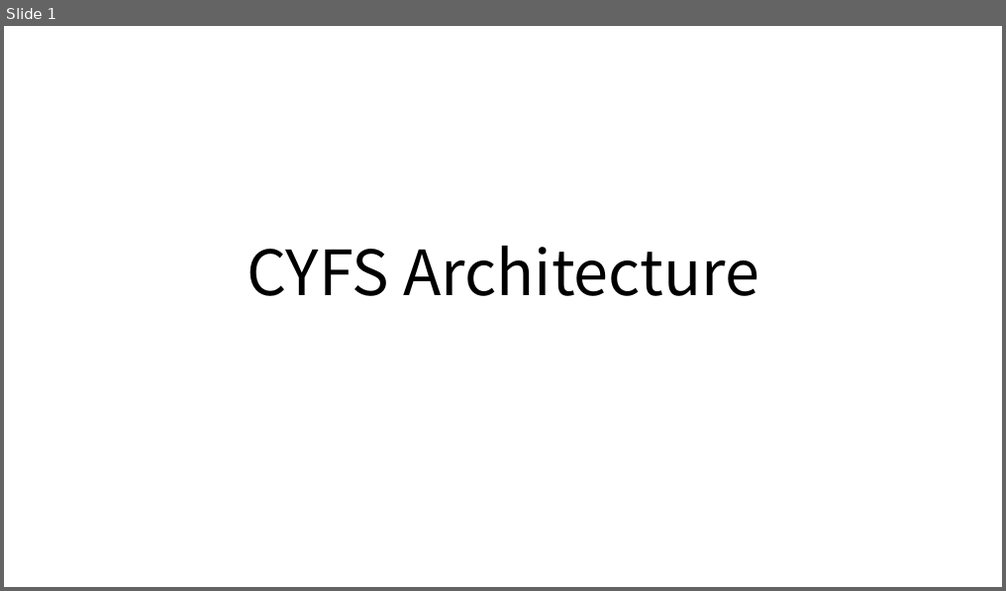
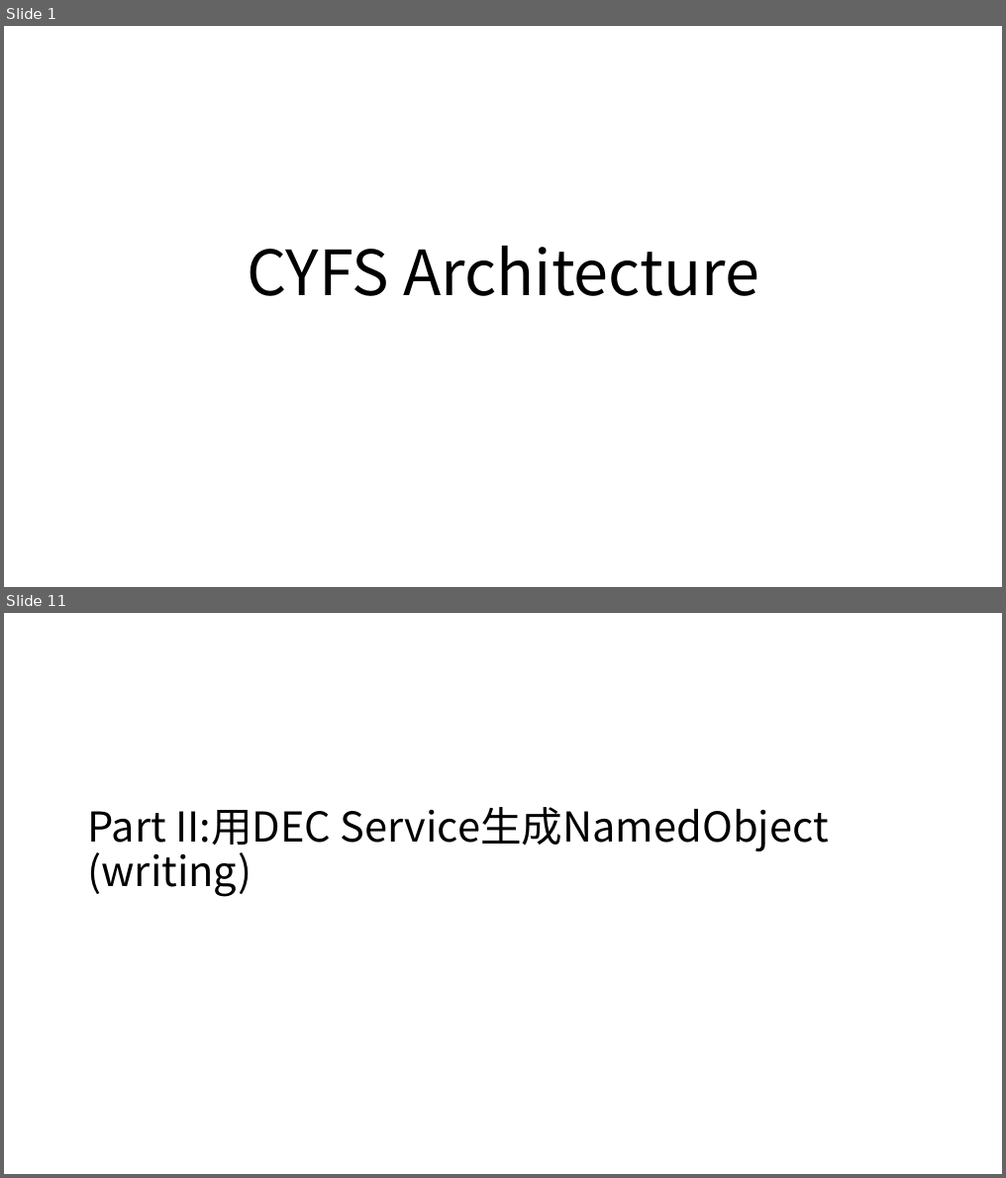
Before and after one commit to buckyos/CYFS, a slide deck: doc/CYFS Architecture.pptx. Shown one above the other, each under a label of ours: slide 1 before the commit, slides 1 and 11 after it; the slides between them are not shown. The pictures are 1006x591 and 1006x1178 pixels, drawn with LibreOffice and Linux fonts; fonts in the diff are those of the drawing. Boxes give left, top, right and bottom in pixels: in the first picture for what was removed or moved away, otherwise in the second. Text is boxed around its words. In the diff, an @@ line names an element or a change of style, - is before the commit and + after.

```diff
--- a/doc/CYFS Architecture.pptx
+++ b/doc/CYFS Architecture.pptx
@@ slide 11 added at [4, 613, 1002, 1174], background #FFFFFF @@
@@ title added at [88, 807, 829, 896], 39.6 pt, text #000000 @@
+Part II:用DEC Service生成NamedObject
+(writing)
```
Also in this commit, not shown: 2 other slides changed, 11 other slides added, 5 slides removed, 3 other files.
